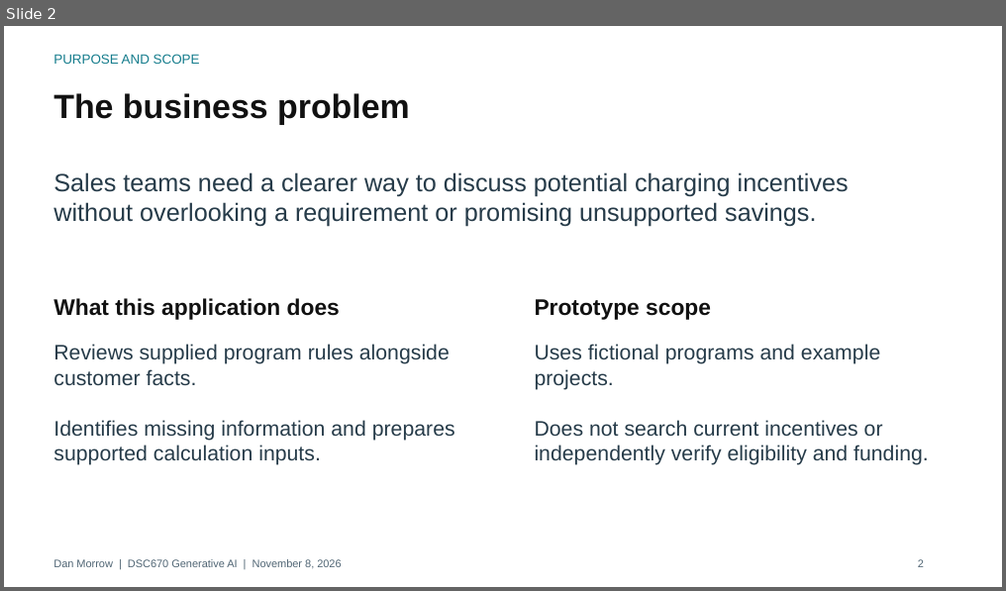
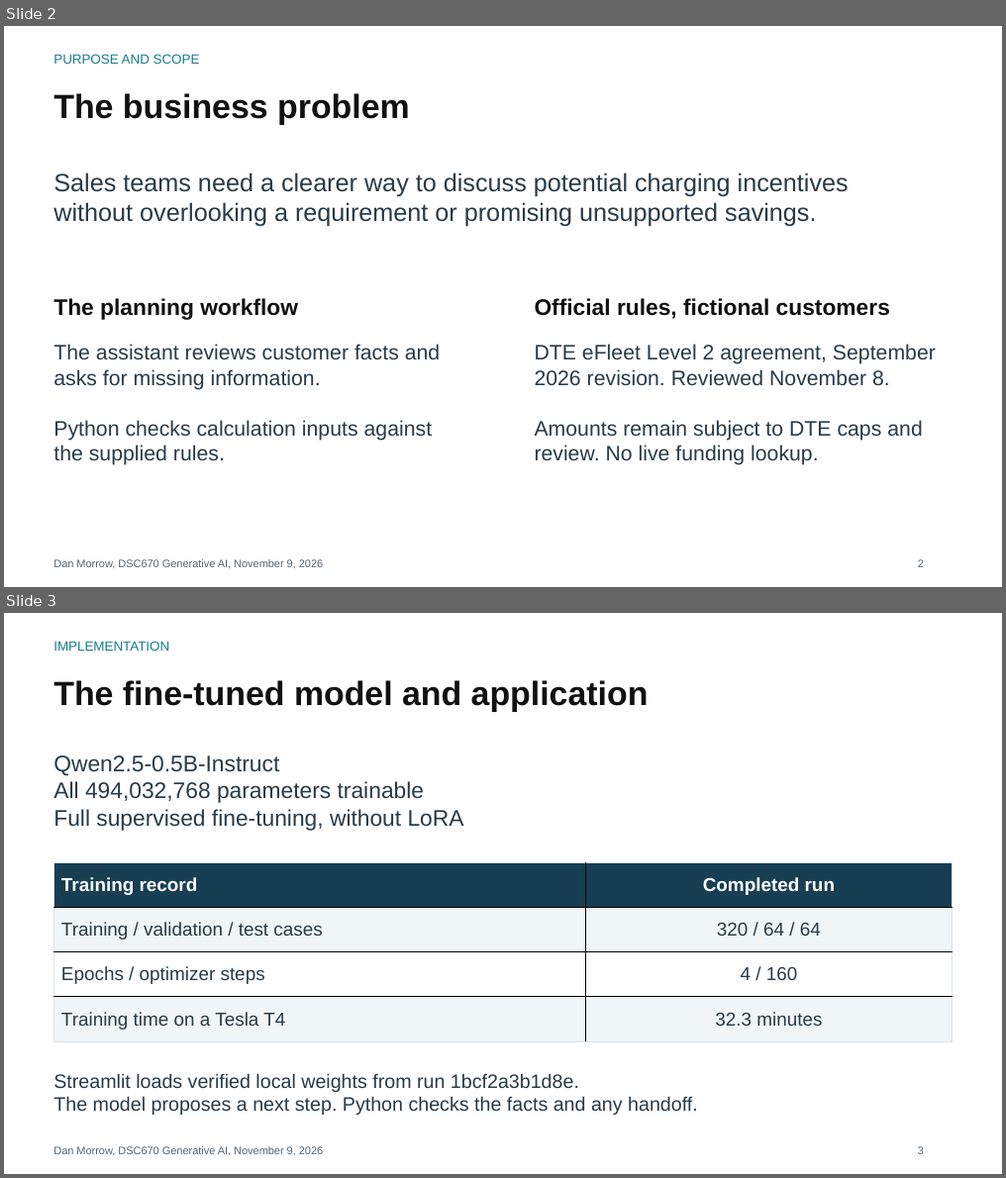
Before and after one commit to danof2morrow/data-science-portfolio, a slide deck: generative-ai/commercial-fleet-ev-incentive-assistant/commercial_fleet_ev_incentive_assistant_presentation.pptx. Shown one above the other, each under a label of ours: slide 2 before the commit, slides 2 and 3 after it. The pictures are 1006x591 and 1006x1178 pixels, drawn with LibreOffice and Linux fonts; fonts in the diff are those of the drawing. Boxes give left, top, right and bottom in pixels: in the first picture for what was removed or moved away, otherwise in the second. Text is boxed around its words. In the diff, an @@ line names an element or a change of style, - is before the commit and + after.

Commit message:
Complete DTE Streamlit portfolio with trained model evidence and live limitations

```diff
--- a/generative-ai/commercial-fleet-ev-incentive-assistant/commercial_fleet_ev_incentive_assistant_presentation.pptx
+++ b/generative-ai/commercial-fleet-ev-incentive-assistant/commercial_fleet_ev_incentive_assistant_presentation.pptx
@@ slide 3 added at (4, 613, 1002, 1174), background #FFFFFF @@
@@ text added at (54, 641, 169, 651), 12.8 pt, text #167D8D @@
+IMPLEMENTATION
@@ text added at (54, 680, 648, 712), 32.2 pt, text #111111, bold @@
+The fine-tuned model and application
@@ text added at (54, 756, 464, 831), 21.8 pt, text #263B49 @@
+Qwen2.5-0.5B-Instruct
+All 494,032,768 parameters trainable
+Full supervised fine-tuning, without LoRA
@@ table added at (54, 862, 952, 1042), 4 rows, 2 columns @@
+Training record | Completed run
+Training / validation / test cases | 320 / 64 / 64
+Epochs / optimizer steps | 4 / 160
+Training time on a Tesla T4 | 32.3 minutes
@@ text added at (54, 1073, 698, 1115), 18.8 pt, text #263B49 @@
+Streamlit loads verified local weights from run 1bcf2a3b1d8e.
+The model proposes a next step. Python checks the facts and any handoff.
@@ text added at (54, 1147, 323, 1157), 10.5 pt, text #516675 @@
+Dan Morrow, DSC670 Generative AI, November 9, 2026
@@ text added at (918, 1147, 924, 1155), 10.5 pt, text #516675 @@
+3
@@ slide 2 changed as well @@
@@ text at (54, 298, 298, 320): text changed @@
-What this application does
+The planning workflow
@@ text at (535, 298, 890, 319): text changed @@
-Prototype scope
+Official rules, fictional customers
@@ text at (54, 344, 440, 466): text changed @@
-Reviews supplied program rules alongside customer facts.
-Identifies missing information and prepares supported calculation inputs.
+The assistant reviews customer facts and asks for missing information.
+Python checks calculation inputs against the supplied rules.
@@ text at (535, 344, 936, 466): text changed @@
-Uses fictional programs and example projects.
-Does not search current incentives or independently verify eligibility and funding.
+DTE eFleet Level 2 agreement, September 2026 revision. Reviewed November 8.
+Amounts remain subject to DTE caps and review. No live funding lookup.
@@ text at (54, 560, 323, 570): text changed @@
-Dan Morrow | DSC670 Generative AI | November 8, 2026
+Dan Morrow, DSC670 Generative AI, November 9, 2026
```
Also in this commit, not shown: 3 other slides changed, 3 other slides added, 4 slides removed, 23 other files.
